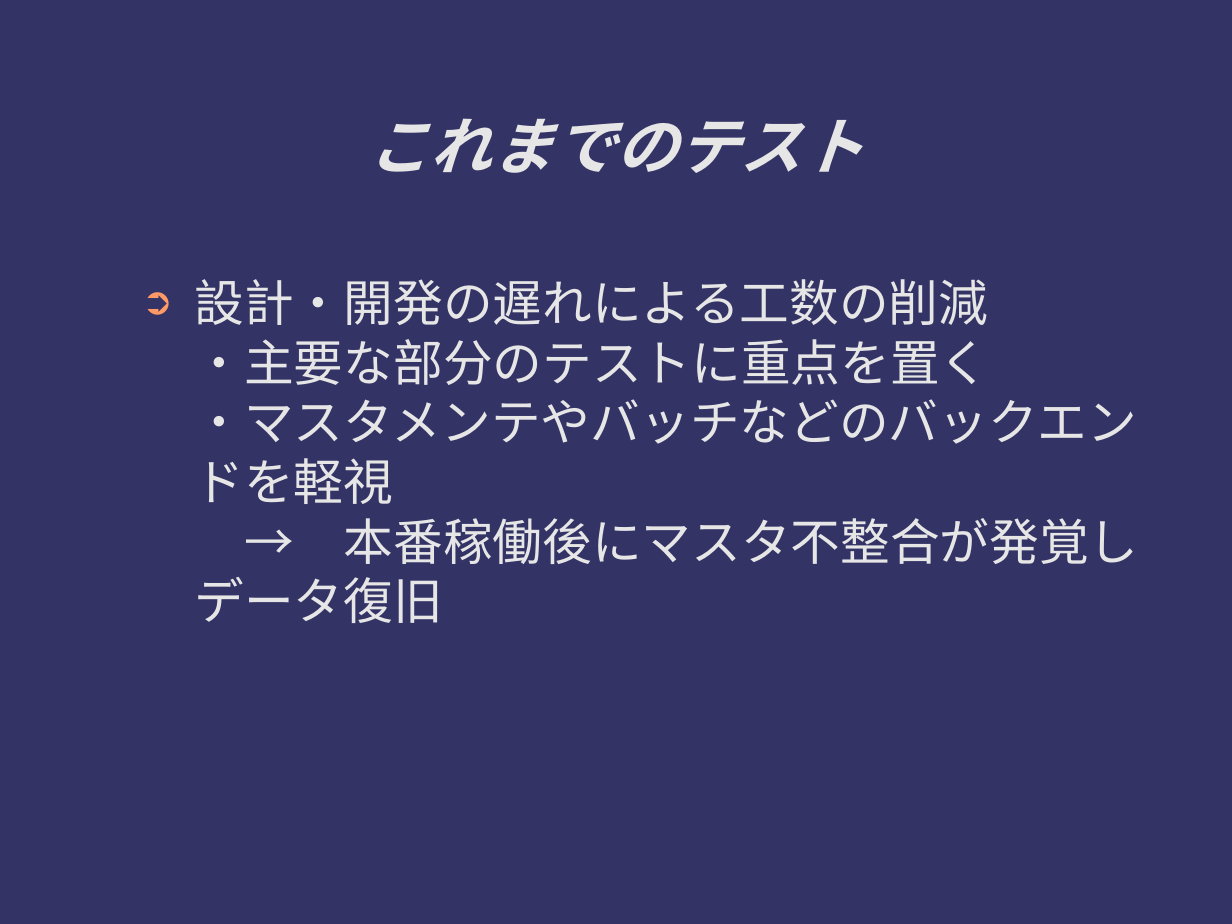
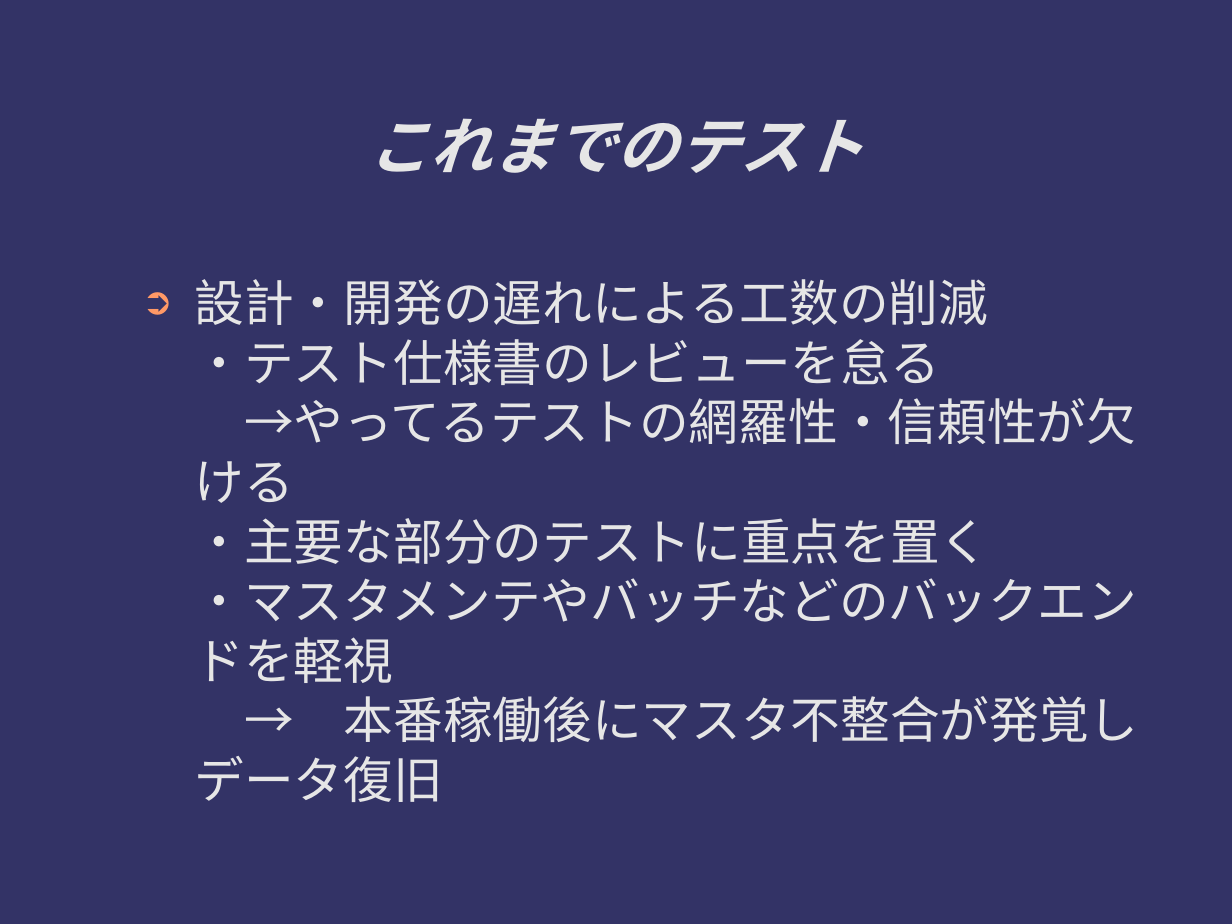
Before and after one commit to ichylinux/daddy, a slide deck: slide 8 of doc/concept.odp (slide 7 before the commit). Drawn at 1232x924 pixels with LibreOffice and Linux fonts; fonts in the diff are those of the drawing. Boxes give left, top, right and bottom in pixels: in the first picture for what was removed or moved away, otherwise in the second. Text is boxed around its words. In the diff, an @@ line names an element or a change of style, - is before the commit and + after.

```diff
--- a/doc/concept.odp
+++ b/doc/concept.odp
@@ text at (x1=195, y1=279, x2=1139, y2=802): text changed @@
-➲ 設計・開発の遅れによる工数の削減
-  ・主要な部分のテストに重点を置く
-  ・マスタメンテやバッチなどのバックエンドを軽視
-  → 本番稼働後にマスタ不整合が発覚しデータ復旧
+➲ 設計・開発の遅れによる工数の削減
+  ・テスト仕様書のレビューを怠る
+  →やってるテストの網羅性・信頼性が欠ける
+  ・主要な部分のテストに重点を置く
+  ・マスタメンテやバッチなどのバックエンドを軽視
+  → 本番稼働後にマスタ不整合が発覚しデータ復旧
```
Also in this commit, not shown: 9 other slides changed, 1 slide added, 2 other files.
